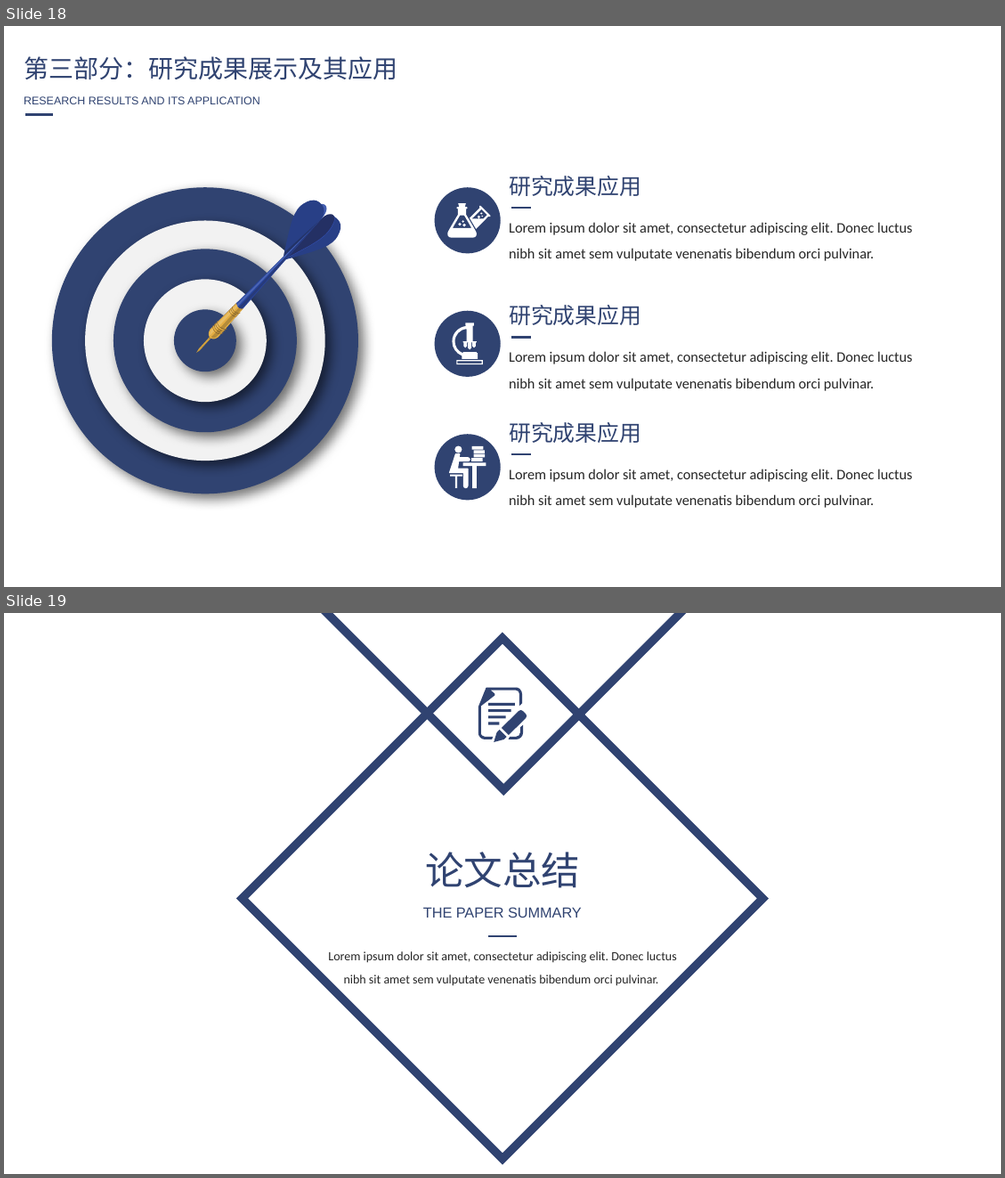
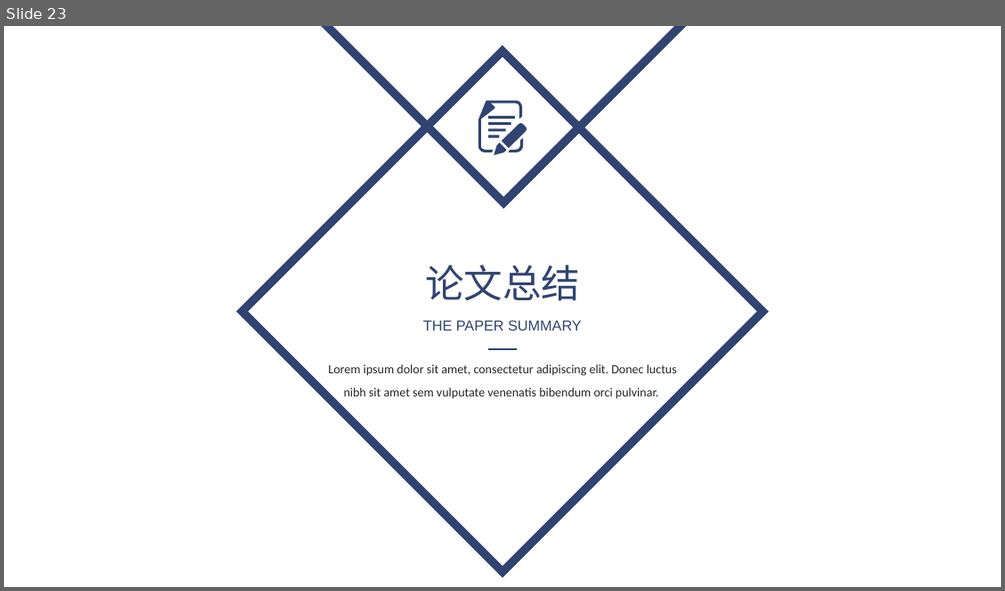
Before and after one commit to liangwei0101/physical-Examination-H5, a slide deck: 毕业设计.pptx. Shown one above the other, each under a label of ours: slides 18 and 19 before the commit, slide 23 after it. The pictures are 1005x1178 and 1005x591 pixels, drawn with LibreOffice and Linux fonts; fonts in the diff are those of the drawing; background and template pictures are left out. Boxes give left, top, right and bottom in pixels: in the first picture for what was removed or moved away, otherwise in the second. Text is boxed around its words. In the diff, an @@ line names an element or a change of style, - is before the commit and + after.

```diff
--- a/毕业设计.pptx
+++ b/毕业设计.pptx
@@ slide 18 removed at (4,26,1001,587), background picture (left out) @@
@@ text removed at (24,56,397,80) @@
-第三部分：研究成果展示及其应用
@@ text removed at (24,96,260,104) @@
-RESEARCH RESULTS AND ITS APPLICATION
@@ line removed from (25, 115) to (53, 115) @@
@@ text removed at (509,176,641,196) @@
-研究成果应用
@@ ellipse removed at (435,187,501,253) @@
@@ freeform shape removed at (446,203,491,237) @@
@@ line removed from (511, 208) to (531, 208) @@
@@ group removed at (52,187,358,493): 44 freeform shapes, 5 ellipses, 2 rectangles @@
@@ text removed at (509,222,912,261) @@
-Lorem ipsum dolor sit amet, consectetur adipiscing elit. Donec luctus nibh sit amet sem vulputate venenatis bibendum orci pulvinar.
@@ ellipse removed at (435,311,501,377) @@
@@ text removed at (509,305,641,325) @@
-研究成果应用
@@ freeform shape removed at (453,323,478,359) @@
@@ line removed from (511, 337) to (531, 337) @@
@@ freeform shape removed at (456,360,483,364) @@
@@ text removed at (509,351,912,391) @@
-Lorem ipsum dolor sit amet, consectetur adipiscing elit. Donec luctus nibh sit amet sem vulputate venenatis bibendum orci pulvinar.
@@ text removed at (509,422,641,443) @@
-研究成果应用
@@ ellipse removed at (435,434,501,499) @@
@@ freeform shape removed at (449,446,485,489) @@
@@ text removed at (509,468,912,507) @@
-Lorem ipsum dolor sit amet, consectetur adipiscing elit. Donec luctus nibh sit amet sem vulputate venenatis bibendum orci pulvinar.
@@ line removed from (511, 455) to (531, 455) @@
@@ what was slide 19 is now slide 23 @@
```
Also in this commit, not shown: 3 slides changed, 6 slides added, 1 other slide removed.
